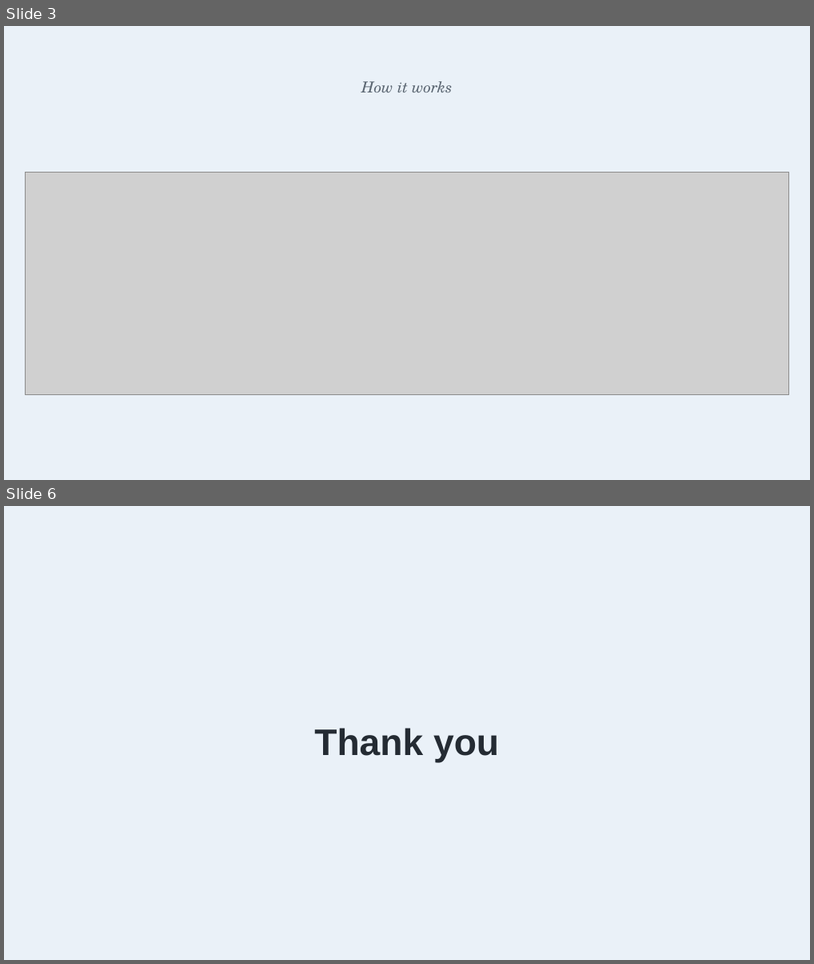
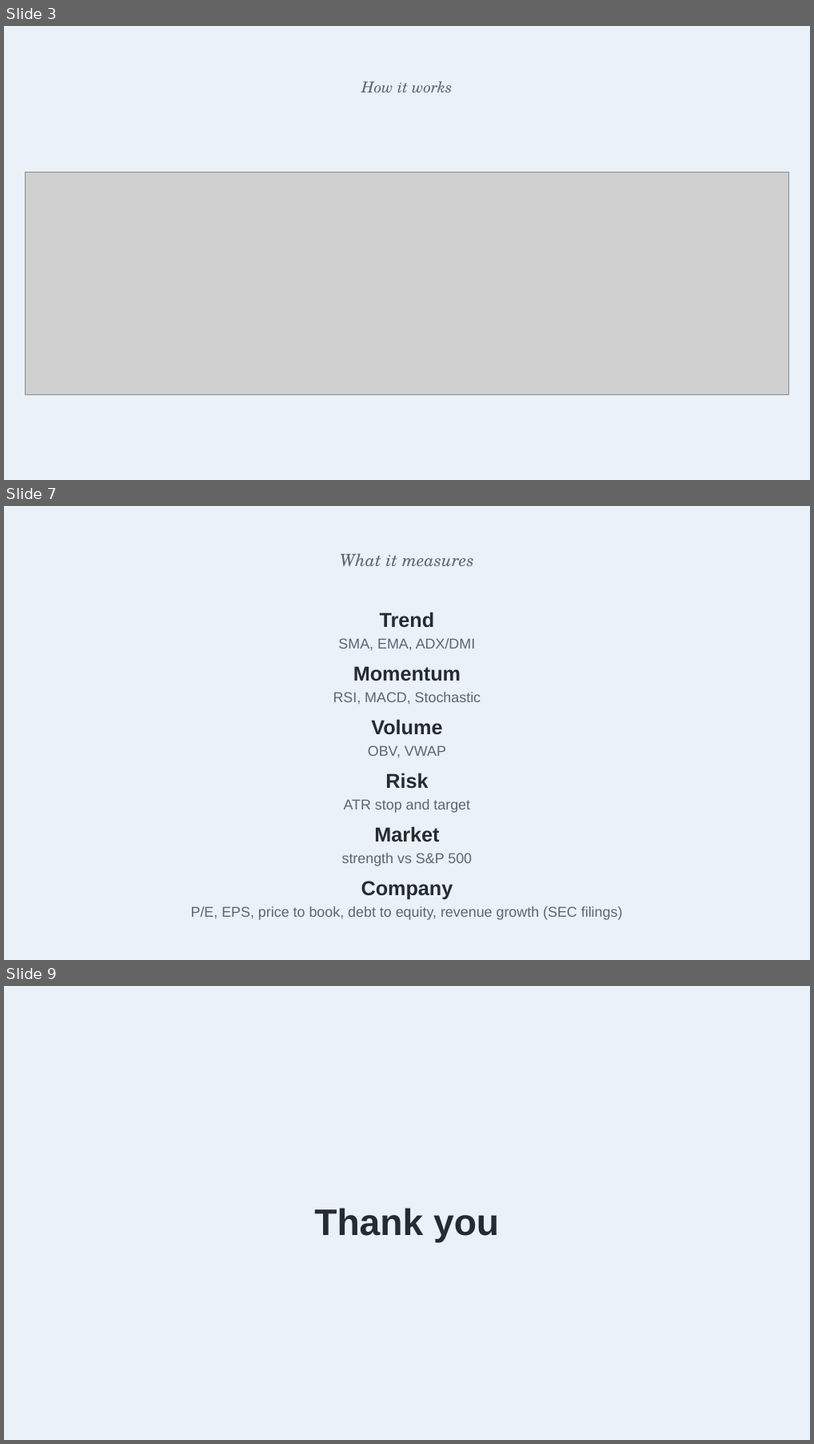
Before and after one commit to benjiesotelo-sudo/Telos_FIN1209, a slide deck: special-lecture/FIN1209-Special-Lecture-2-StockDesk.pptx. Shown one above the other, each under a label of ours: slides 3 and 6 before the commit, slides 3, 7 and 9 after it; the slides between them are not shown. The pictures are 814x964 and 814x1444 pixels, drawn with LibreOffice and Linux fonts; fonts in the diff are those of the drawing; grey boxes stand for pictures. Boxes give left, top, right and bottom in pixels: in the first picture for what was removed or moved away, otherwise in the second. Text is boxed around its words. In the diff, an @@ line names an element or a change of style, - is before the commit and + after.

```diff
--- a/special-lecture/FIN1209-Special-Lecture-2-StockDesk.pptx
+++ b/special-lecture/FIN1209-Special-Lecture-2-StockDesk.pptx
@@ slide 7 added at bbox=[4, 506, 810, 960], background #FFFFFF @@
@@ rectangle added at bbox=[4, 506, 810, 960], fill #EAF1F8 @@
@@ text added at bbox=[340, 553, 474, 566], 20 pt, text #5B6672, italic @@
+What it measures
@@ text added at bbox=[338, 612, 475, 650], 17 pt, text #5B6672 @@
+Trend
+SMA, EMA, ADX/DMI
@@ text added at bbox=[334, 666, 481, 704], 17 pt, text #5B6672 @@
+Momentum
+RSI, MACD, Stochastic
@@ text added at bbox=[368, 719, 446, 757], 17 pt, text #5B6672 @@
+Volume
+OBV, VWAP
@@ text added at bbox=[344, 772, 470, 812], 17 pt, text #5B6672 @@
+Risk
+ATR stop and target
@@ text added at bbox=[342, 826, 472, 866], 17 pt, text #5B6672 @@
+Market
+strength vs S&P 500
@@ text added at bbox=[191, 880, 623, 920], 17 pt, text #5B6672 @@
+Company
+P/E, EPS, price to book, debt to equity, revenue growth (SEC filings)
@@ what was slide 6 is now slide 9 @@
```
Also in this commit, not shown: 2 slides changed, 2 other slides added, 3 other files.
